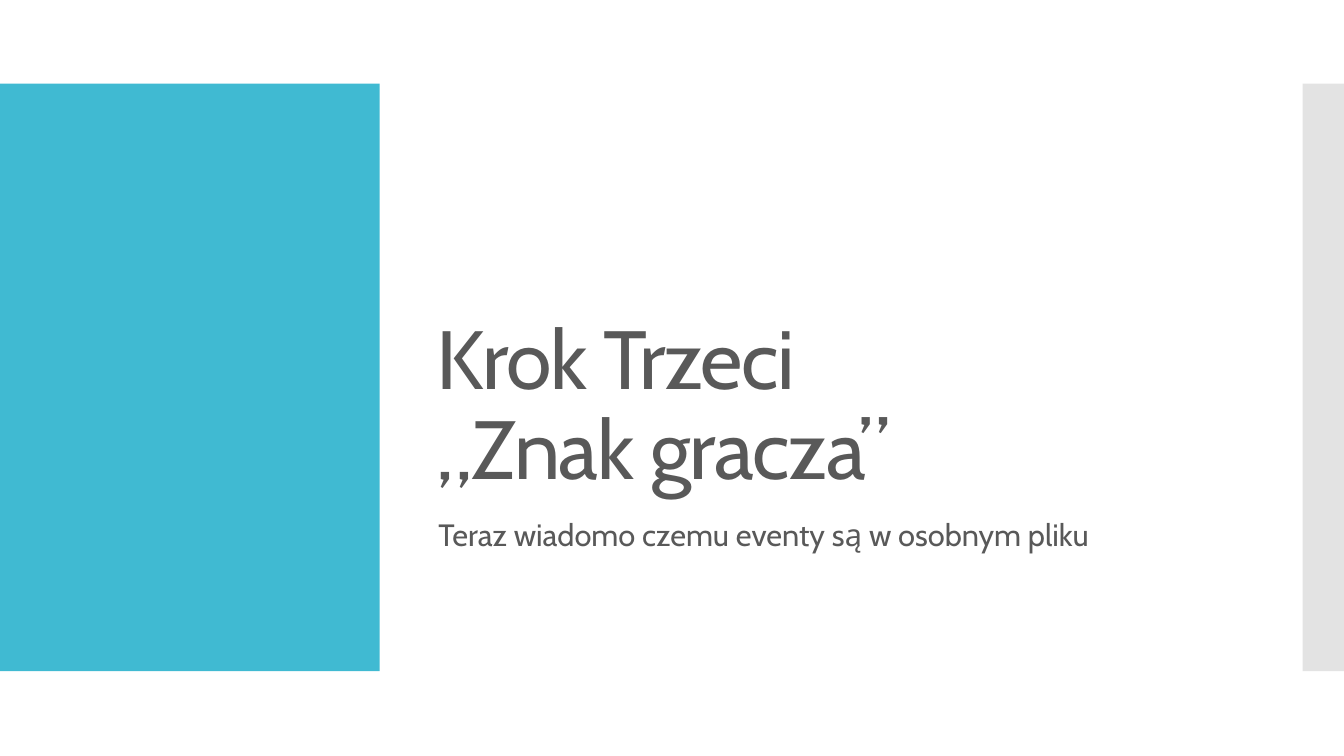
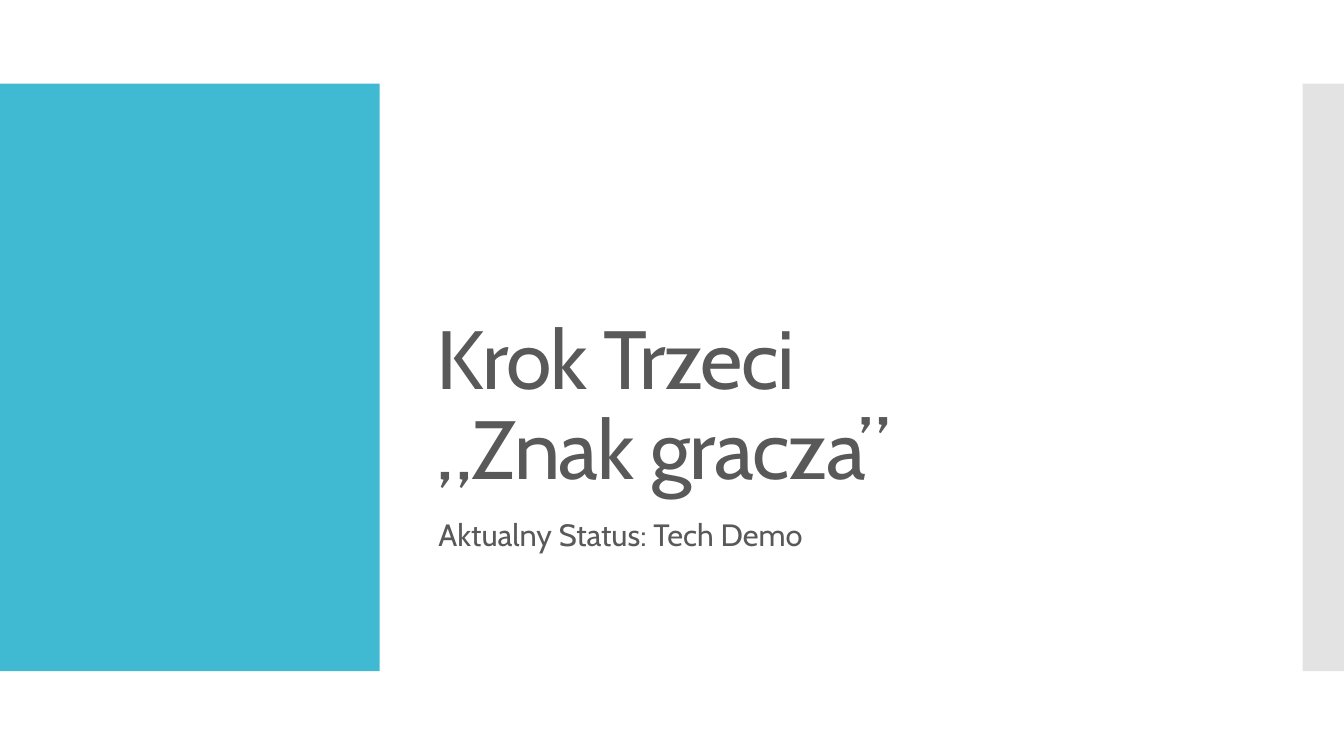
Before and after one commit to Pawel095/PJ_Pygame_Prezentacja, a slide deck: slide 12 of PPoint.pptx (slide 10 before the commit). Drawn at 1344x756 pixels with LibreOffice and Linux fonts; fonts in the diff are those of the drawing; background and template pictures are left out. Boxes give left, top, right and bottom in pixels: in the first picture for what was removed or moved away, otherwise in the second. Text is boxed around its words. In the diff, an @@ line names an element or a change of style, - is before the commit and + after.

```diff
--- a/PPoint.pptx
+++ b/PPoint.pptx
@@ text at <box>438,523,803,553</box>: text changed @@
-Teraz wiadomo czemu eventy są w osobnym pliku
+Aktualny Status: Tech Demo
```
Also in this commit, not shown: 4 other slides changed, 9 slides added.
